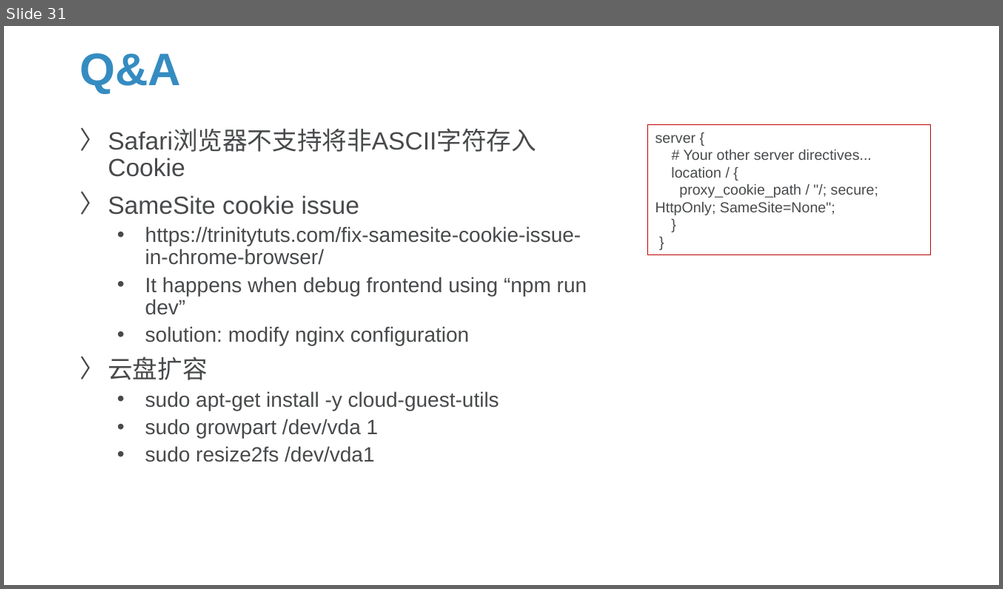
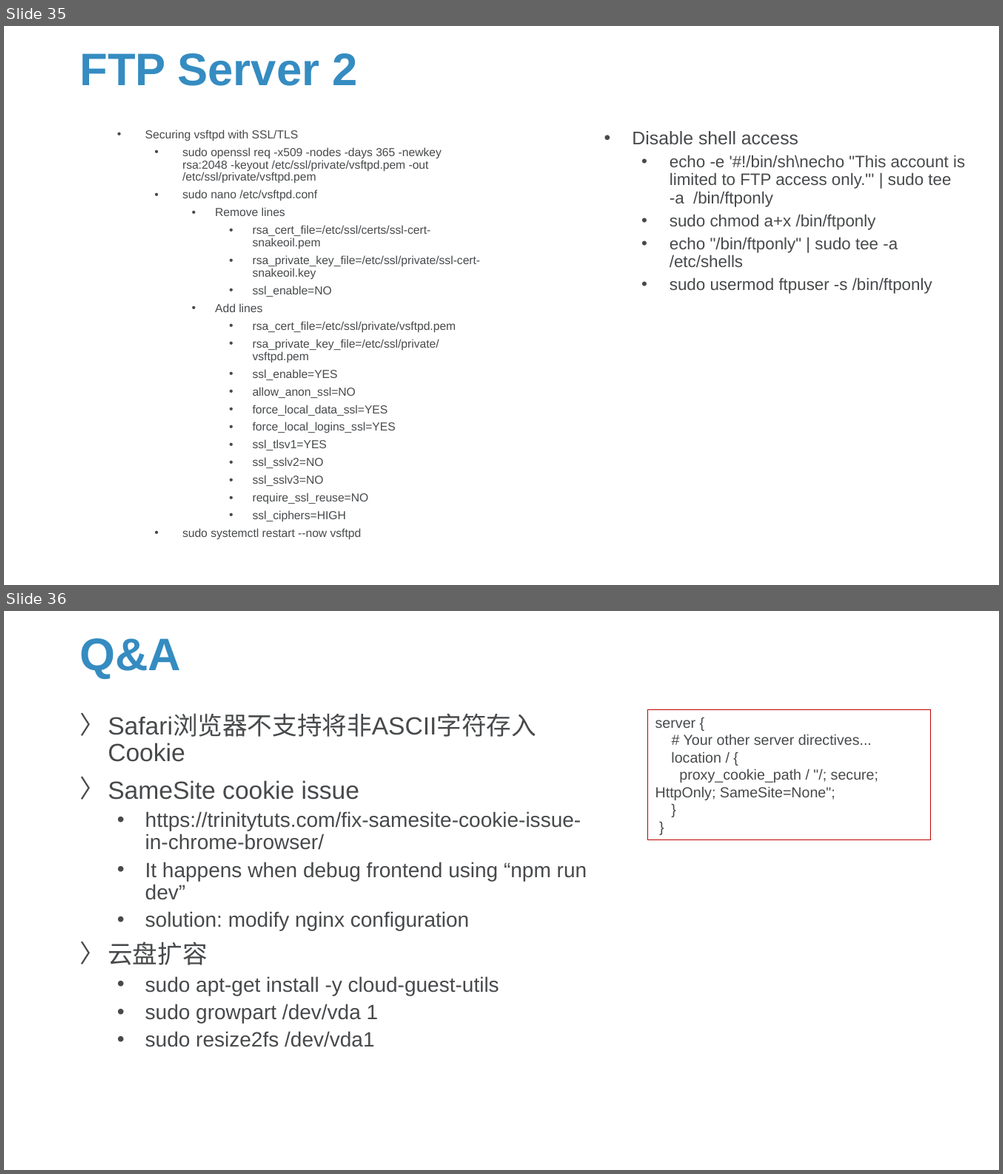
Before and after one commit to Sparks-Lu/TechNotes, a slide deck: Web/Server-Notes.pptx. Shown one above the other, each under a label of ours: slide 31 before the commit, slides 35 and 36 after it. The pictures are 1003x589 and 1003x1174 pixels, drawn with LibreOffice and Linux fonts; fonts in the diff are those of the drawing; background and template pictures are left out. Boxes give left, top, right and bottom in pixels: in the first picture for what was removed or moved away, otherwise in the second. Text is boxed around its words. In the diff, an @@ line names an element or a change of style, - is before the commit and + after.

```diff
--- a/Web/Server-Notes.pptx
+++ b/Web/Server-Notes.pptx
@@ slide 35 added at bbox=[4, 26, 999, 585], background picture (left out) @@
@@ title added at bbox=[79, 53, 357, 86], 44 pt, text #358CC1, bold @@
+FTP Server 2
@@ text added at bbox=[145, 130, 481, 540], 11.2 pt, text #47494B @@
+  • Securing vsftpd with SSL/TLS
+    • sudo openssl req -x509 -nodes -days 365 -newkey rsa:2048 -keyout /etc/ssl/private/vsftpd.pem -out /etc/ssl/private/vsftpd.pem
+    • sudo nano /etc/vsftpd.conf
+      • Remove lines
+        • rsa_cert_file=/etc/ssl/certs/ssl-cert-snakeoil.pem
+        • rsa_private_key_file=/etc/ssl/private/ssl-cert-snakeoil.key
+        • ssl_enable=NO
+      • Add lines
+        • rsa_cert_file=/etc/ssl/private/vsftpd.pem
+        • rsa_private_key_file=/etc/ssl/private/vsftpd.pem
+        • ssl_enable=YES
+        • allow_anon_ssl=NO
+        • force_local_data_ssl=YES
+        • force_local_logins_ssl=YES
+        • ssl_tlsv1=YES
+        • ssl_sslv2=NO
+        • ssl_sslv3=NO
+        • require_ssl_reuse=NO
+        • ssl_ciphers=HIGH
+    • sudo systemctl restart --now vsftpd
@@ text added at bbox=[632, 131, 965, 294], 15.9 pt, text #47494B @@
+  • Disable shell access
+    • echo -e '#!/bin/sh\necho "This account is limited to FTP access only."' | sudo tee -a /bin/ftponly
+    • sudo chmod a+x /bin/ftponly
+    • echo "/bin/ftponly" | sudo tee -a /etc/shells
+    • sudo usermod ftpuser -s /bin/ftponly
@@ what was slide 31 is now slide 36 @@
```
Also in this commit, not shown: 2 slides changed, 8 other slides added, 14 other files.
